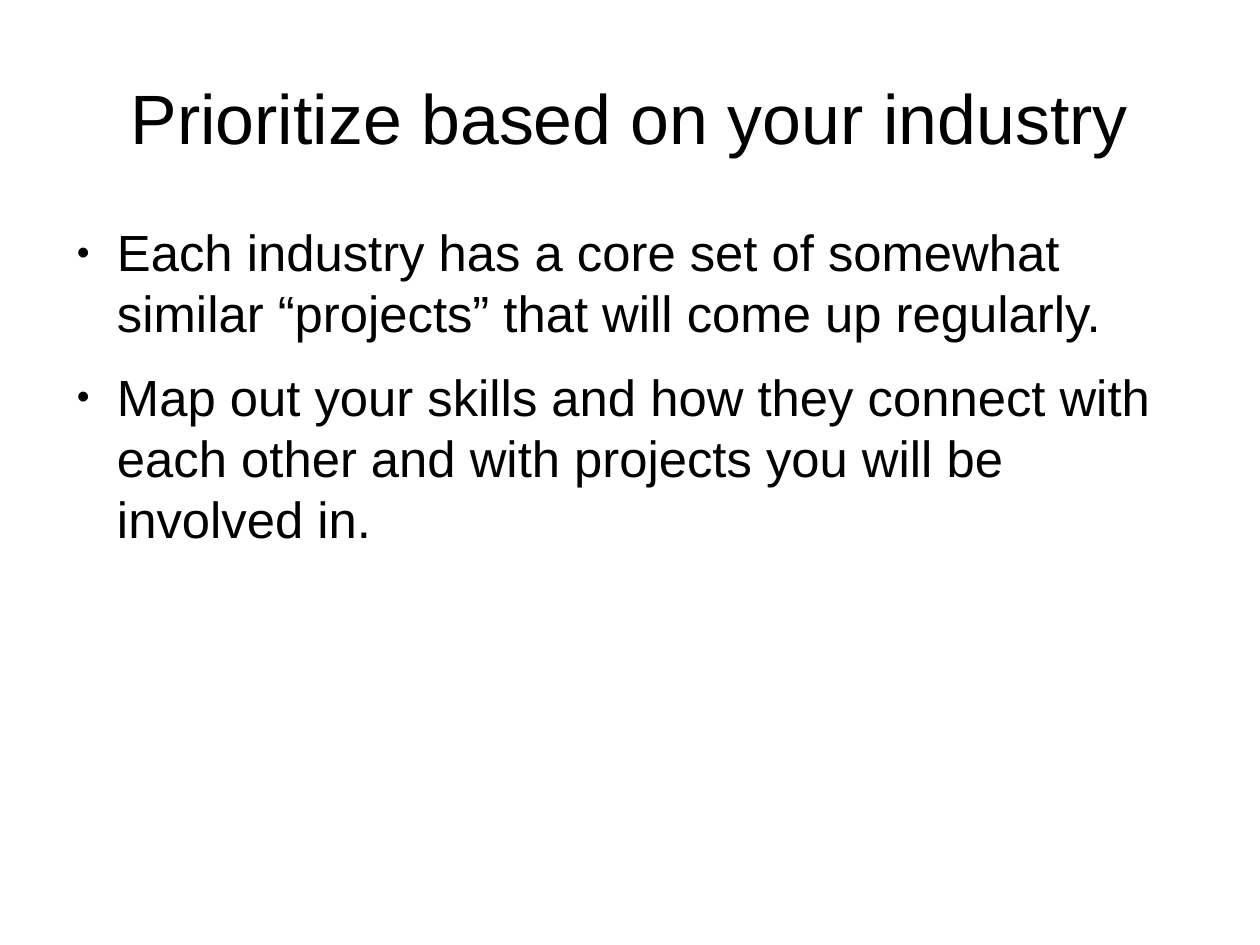
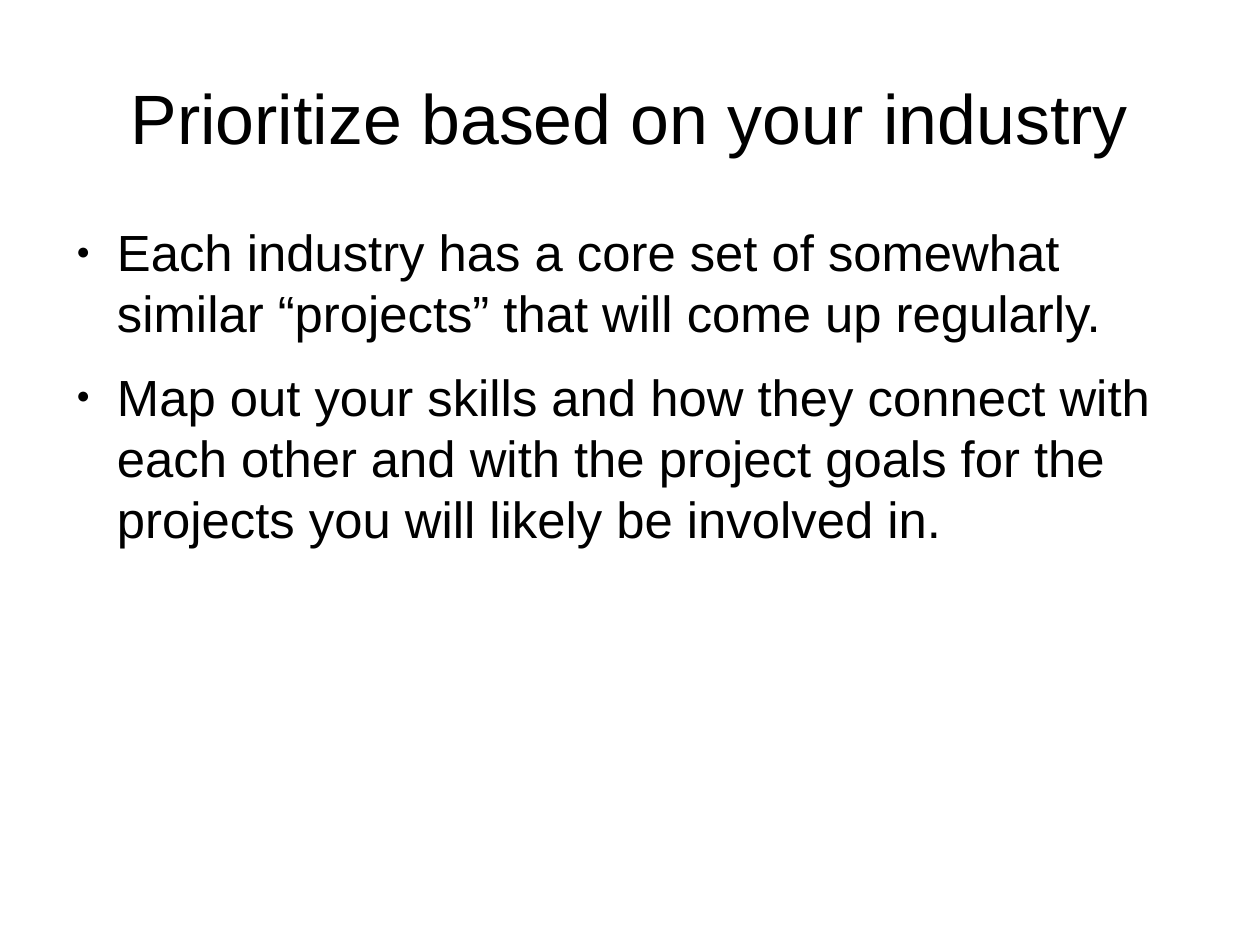
Before and after one commit to shuttle1987/CompCon2016, a slide deck: slide 18 of Slides.odp (slide 16 before the commit). Drawn at 1260x945 pixels with LibreOffice and Linux fonts; fonts in the diff are those of the drawing. Boxes give left, top, right and bottom in pixels: in the first picture for what was removed or moved away, otherwise in the second. Text is boxed around its words. In the diff, an @@ line names an element or a change of style, - is before the commit and + after.

```diff
--- a/Slides.odp
+++ b/Slides.odp
@@ text at box(117, 379, 1150, 548): text changed @@
-● Map out your skills and how they connect with each other and with projects you will be involved in.
+● Map out your skills and how they connect with each other and with the project goals for the projects you will likely be involved in.
```
Also in this commit, not shown: 10 other slides changed, 5 slides added, 3 slides removed.
